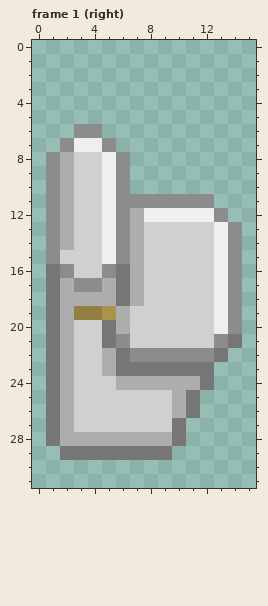
Two versions of one pixel-art file, art/furniture/oak/toilet.aseprite. The picture above was drawn from the file before the commit.
16x32 pixels, 2 frames. Shown: frame 1 (right).
Now the later version:
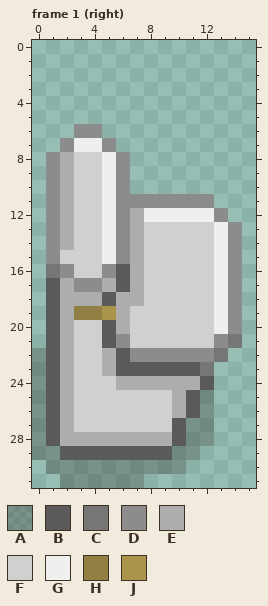
Palette (. is transparent): A #21140f42  B #5a5a5a  C #767676  D #8c8c8c  E #adadad  F #d0d0d0  G #efefef  H #917f43  J #aa9449
Change:
Frame 1 (right):
y 16: x 6 C -> B
y 17: x 1 C -> B; x 6 C -> B
y 18: x 1 C -> B; x 5..6 EC -> BE
y 19: x 1 C -> B
y 20..21: x 1 C -> B; x 5 C -> B
y 22: x 0..1 .C -> AB; x 6 C -> B
y 23: x 0..1 .C -> AB; x 6..11 CCCCCC -> BBBBBB
y 24: x 0..1 .C -> AB; x 12 C -> B
y 25..26: x 0..1 .C -> AB; x 11..12 C. -> BA
y 27..28: x 0..1 .C -> AB; x 10..12 C.. -> BAA
y 29: x 0..11 ..CCCCCCCC.. -> AABBBBBBBBAA
y 30: x 1..10 .......... -> AAAAAAAAAA
y 31: x 2..7 ...... -> AAAAAA
